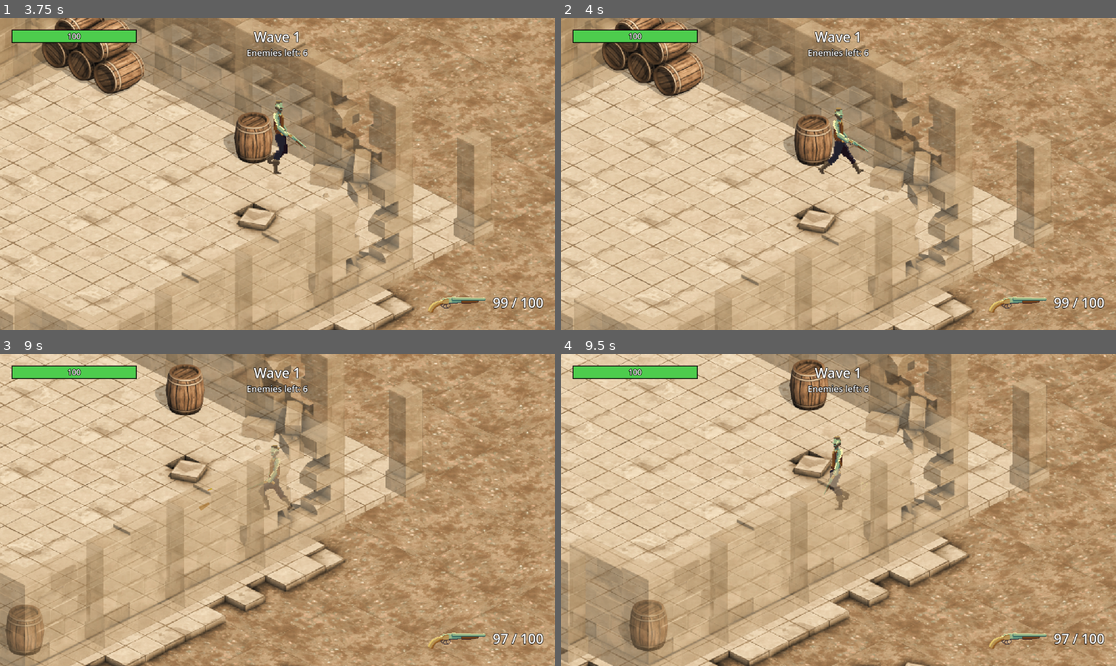
Above: before the commit, frames 1-4 (two rows, left to right).
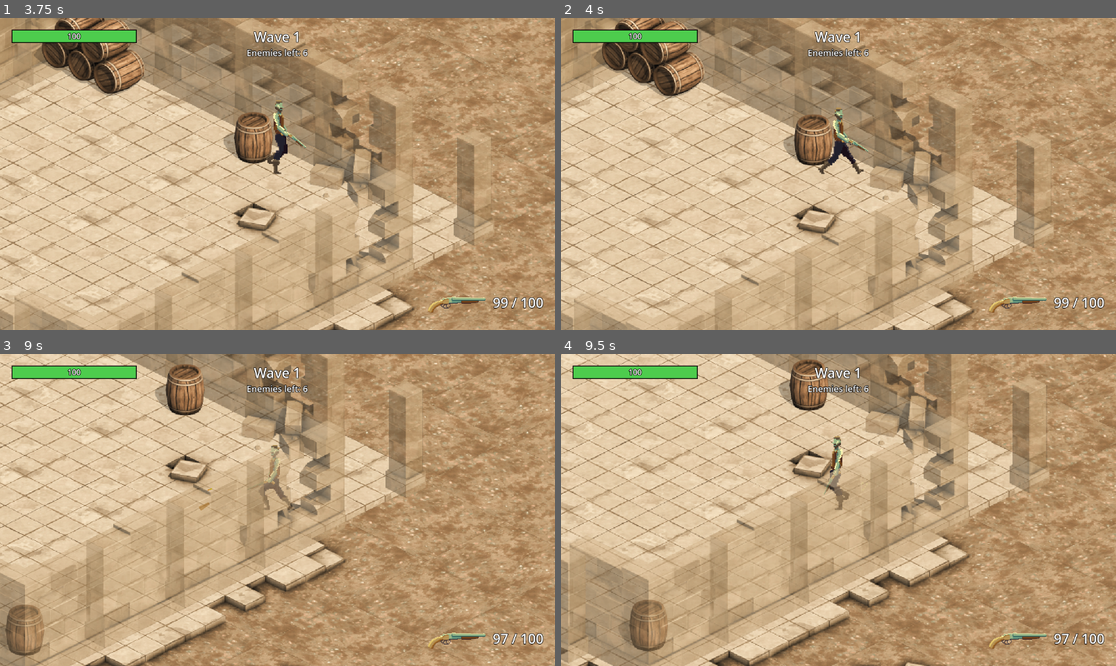
Above: after the commit, the same moments.

Repository: Bienestar-Games/bienestar_games
Game: Godot game, scene res://scenes/main/main.tscn
The game is run twice, just before and just after one commit, with the same random seed, the same clock (stepped at 60 frames per second) and the same inputs.
Inputs (mouse positions are in pixels of both pictures, inside the frame that each line leads up to):
- Up to frame 1 (3.75 s): move the mouse to (399, 158) at 0.52 s; hold D (move_right) 0.53-1.28 s; tap F (interact) at 0.6 s; move the mouse to (166, 189) at 1.27 s; hold S (move_down) 1.28-2.03 s; click (166, 189) at 1.35 s; move the mouse to (333, 105) at 2.02 s; hold D (move_right) 2.03-2.78 s; tap 1 (weapon_1) at 2.1 s; move the mouse to (249, 236) at 2.77 s; hold W (move_up) 2.78-3.53 s; tap 2 (weapon_2) at 2.85 s; move the mouse to (444, 220) at 3.52 s; hold A (move_left) from 3.53 s (still down); tap Mouse wheel up (weapon_next) at 3.6 s
- Up to frame 2 (4 s): keep holding A (move_left)
- Up to frame 3 (9 s): move the mouse to (111, 463) at 4.27 s; tap F (interact) at 4.35, 8.1 s; move the mouse to (305, 510) at 5.02 s; release A (move_left) at 5.03 s; hold S (move_down) 5.03-5.78 s; click (305, 510) at 5.1 s; move the mouse to (194, 432) at 5.77 s; hold D (move_right) 5.78-6.53 s; tap 1 (weapon_1) at 5.85 s; move the mouse to (399, 494) at 6.52 s; hold W (move_up) 6.53-7.28 s; tap 2 (weapon_2) at 6.6 s; move the mouse to (166, 525) at 7.27 s; hold D (move_right) 7.28-8.03 s; tap Mouse wheel up (weapon_next) at 7.35 s; move the mouse to (333, 441) at 8.02 s; hold S (move_down) 8.03-8.78 s; move the mouse to (249, 572) at 8.77 s; hold A (move_left) from 8.78 s (still down); click (249, 572) at 8.85 s
- Up to frame 4 (9.5 s): keep holding A (move_left)

Frame 1 is identical in both runs. In frame 2, 0.7% of the frame differs, in the area x 0-100%, y 1-100%; in frame 3, 0.2%; in frame 4, nothing differs.

Commit message:
Fix: corregido bug de interacción en InteractiveBarrier

Diff:
--- a/game/scenes/main/main.tscn
+++ b/game/scenes/main/main.tscn
@@ -9,11 +9,11 @@
 [node name="Main" type="Node2D" unique_id=1926789006]
 script = ExtResource("1_main")
 
-[node name="PuebloViejo" parent="." instance=ExtResource("2_map")]
+[node name="PuebloViejo" parent="." unique_id=11474895 instance=ExtResource("2_map")]
 
-[node name="Hud" parent="." instance=ExtResource("3_hud")]
+[node name="Hud" parent="." unique_id=1022466515 instance=ExtResource("3_hud")]
 
-[node name="DecisionPanel" parent="." instance=ExtResource("4_decision")]
+[node name="DecisionPanel" parent="." unique_id=622314643 instance=ExtResource("4_decision")]
 
 [node name="InteractiveBarrier" parent="." unique_id=1850086153 instance=ExtResource("5_barrier")]
 position = Vector2(-771, -165)
--- a/game/scenes/world/barrier/interactive_barrier.gd
+++ b/game/scenes/world/barrier/interactive_barrier.gd
@@ -7,10 +7,12 @@
 const BALANCE_CONFIG: BalanceConfig = preload("res://resources/config/balance_config.tres")
 
 @export var interaction_action: StringName = &"interact"
+@export var player_group: StringName = &"player"
 @export var progress_bar: ProgressBar
 @export var spawn_zone: EnemySpawnZone
 
-var _player_in_range: Player
+# The player scene does not need to expose `class_name Player` for this to work.
+var _player_in_range: Node2D = null
 var _interaction_elapsed: float = 0.0
 var _is_open: bool = false
 
@@ -19,6 +21,7 @@
 	body_exited.connect(_on_body_exited)
 	if spawn_zone != null and spawn_zone.spawn_parent == null:
 		spawn_zone.spawn_parent = get_parent()
+	_update_progress_bar(0.0)
 	if progress_bar != null:
 		progress_bar.hide()
 
@@ -43,6 +46,10 @@
 	if _is_open:
 		return
 	_is_open = true
+
+	# Desactiva la colisión física para que el jugador pueda cruzar
+	$StaticBody2D/CollisionShape2D.set_deferred("disabled", true)
+
 	if spawn_zone != null:
 		spawn_zone.set_enabled(true)
 	else:
@@ -53,17 +60,22 @@
 		progress_bar.hide()
 
 func _on_body_entered(body: Node2D) -> void:
-	if body is Player:
-		_player_in_range = body
-		if progress_bar != null and not _is_open:
-			progress_bar.show()
+	if not _is_player(body):
+		return
+
+	_player_in_range = body
+	if not _is_open and progress_bar != null:
+		progress_bar.show()
 
 func _on_body_exited(body: Node2D) -> void:
 	if body == _player_in_range:
 		_player_in_range = null
 		_reset_interaction()
-		if progress_bar != null:
+		if not _is_open and progress_bar != null:
 			progress_bar.hide()
+
+func _is_player(body: Node2D) -> bool:
+	return body.is_in_group(player_group) or body.name == &"Player"
 
 func _reset_interaction() -> void:
 	if _interaction_elapsed == 0.0:
--- a/game/scenes/world/barrier/interactive_barrier.tscn
+++ b/game/scenes/world/barrier/interactive_barrier.tscn
@@ -2,9 +2,13 @@
 
 [ext_resource type="Script" uid="uid://cir8lfuowg" path="res://scenes/world/barrier/interactive_barrier.gd" id="1_hmu41"]
 [ext_resource type="Script" uid="uid://kxbisbb23rua" path="res://scenes/world/enemy_spawn_zone/enemy_spawn_zone.gd" id="2_spawn_zone"]
+[ext_resource type="Texture2D" uid="uid://ct3u32gsfj56o" path="res://assets/environment/tiles/barrelsStacked_S.png" id="3_8mytt"]
 
 [sub_resource type="RectangleShape2D" id="RectangleShape2D_hmu41"]
-size = Vector2(28, 20)
+size = Vector2(131, 137)
+
+[sub_resource type="RectangleShape2D" id="RectangleShape2D_wdrn8"]
+size = Vector2(128, 130)
 
 [node name="InteractiveBarrier" type="Area2D" unique_id=1850086153 node_paths=PackedStringArray("progress_bar", "spawn_zone")]
 collision_layer = 0
@@ -14,14 +18,28 @@
 spawn_zone = NodePath("SpawnZone")
 
 [node name="CollisionShape2D" type="CollisionShape2D" parent="." unique_id=1242837280]
-position = Vector2(2, 14)
+position = Vector2(0.5, 4.5)
 shape = SubResource("RectangleShape2D_hmu41")
 
 [node name="ProgressBar" type="ProgressBar" parent="." unique_id=996927005]
+offset_top = -39.999996
 offset_right = 4.0
-offset_bottom = 27.0
+offset_bottom = -12.999996
+scale = Vector2(3.0285485, 1.1147301)
 
 [node name="SpawnZone" type="Node2D" parent="." unique_id=271003849]
 script = ExtResource("2_spawn_zone")
 size = Vector2(128, 128)
 enabled = false
+
+[node name="StaticBody2D" type="StaticBody2D" parent="." unique_id=884310955]
+collision_layer = 15
+collision_mask = 15
+
+[node name="CollisionShape2D" type="CollisionShape2D" parent="StaticBody2D" unique_id=1662378348]
+position = Vector2(1, 2)
+shape = SubResource("RectangleShape2D_wdrn8")
+
+[node name="Sprite2D" type="Sprite2D" parent="." unique_id=906541802]
+scale = Vector2(0.7769613, 0.3363651)
+texture = ExtResource("3_8mytt")
Not shown: 1 places in game/scenes/main/main.tscn that only renumber resources
